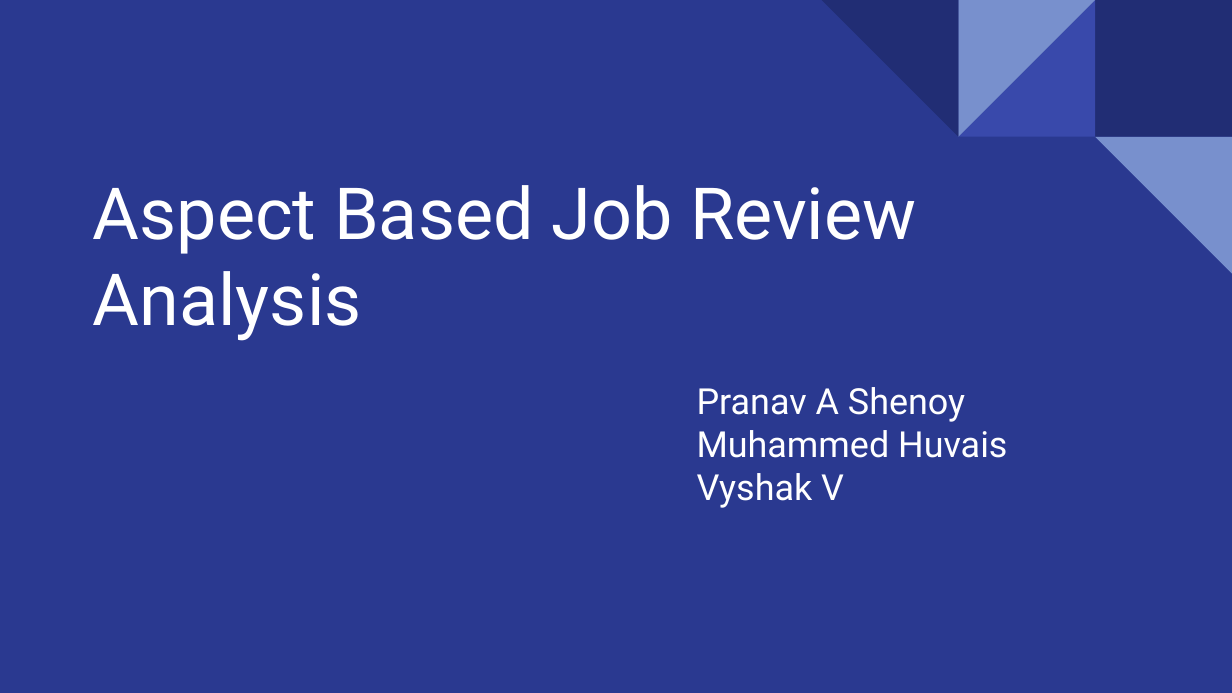
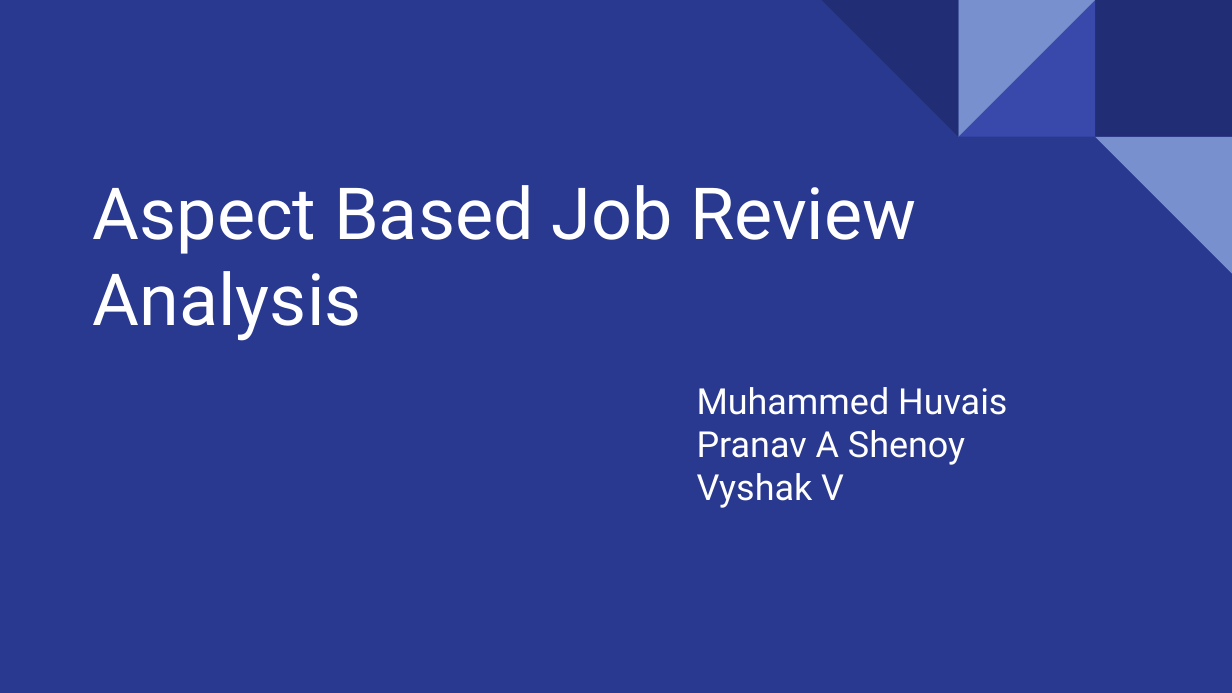
Before and after one commit to pranavshenoy/job_analysis, a slide deck: slide 1 of Presentation/final_presentation.pptx. Drawn at 1232x693 pixels with LibreOffice and Linux fonts; fonts in the diff are those of the drawing. Boxes give left, top, right and bottom in pixels: in the first picture for what was removed or moved away, otherwise in the second. Text is boxed around its words. In the diff, an @@ line names an element or a change of style, - is before the commit and + after.

```diff
--- a/Presentation/final_presentation.pptx
+++ b/Presentation/final_presentation.pptx
@@ subtitle at [697,387,1007,415]: paragraph added @@
+Muhammed Huvais
@@ subtitle at [697,430,1007,458]: paragraph removed @@
-Muhammed Huvais
```
Also in this commit, not shown: 4 other slides changed, 15 slides added, 1 slide removed, 12 other files.
